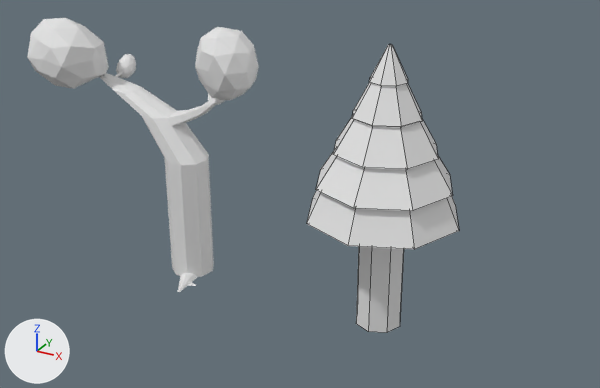
An edit to the Blender file arbol.blend, drawn before and after from the same camera.
The view is the same before and after, from a 50 mm lens placed at (28.85, -20.34, 13.78), pointed at (17.65, 0.03, 3.6). The axes (+X, +Y, +Z) are drawn at lower left. The lights are the same throughout. Mesh edges are drawn as thin lines on the coarser meshes.

The older version as bpy lines, for what is in view:
```python
me_cylinder = bpy.data.meshes.new('Cylinder')
me_cylinder.from_pydata(...)  # 332 vertices, 435 faces; spans x -3.58..1.76, y -1.19..1.11, z -1.01..3.16
me_cylinder_001 = bpy.data.meshes.new('Cylinder.001')
me_cylinder_001.from_pydata(...)  # 104 vertices, 98 faces; spans x -2.31..2.31, y -2.31..2.31, z -6.08..2.48
ob_arbol_2 = bpy.data.objects.new('arbol 2', me_cylinder)
ob_arbol_2.location = (13.48, 0.0, 2.0)
ob_arbol_2.scale = (1.45, 1.45, 2.03)
ob_arbol_pico = bpy.data.objects.new(' arbol pico', me_cylinder_001)
ob_arbol_pico.location = (20.4, 0.0, 6.04)
```
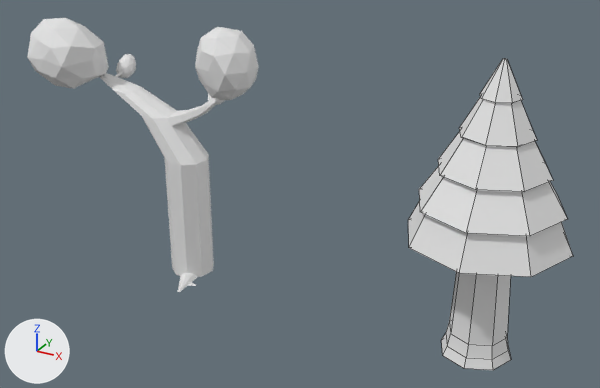
Where the change shows, as pixel boxes (x1, y1, x2, y2) in the pictures (600 x 388 px):
' arbol pico', reshaped, moved (8% wider, 8% taller)
    before: (307, 45, 459, 333)
    after: (408, 59, 573, 370)
part 1 of me_cylinder_001, built on
    before: (356, 246, 404, 333)
    after: (441, 272, 511, 370)

The edits, one by one:
Material 'Madera' (mat_madera) is new.
Its base color is (0.8, 0.8, 0.8) (white #e7e7e7).
me_cylinder_001 is used by ob_arbol_pico; location (20.4, 0.0, 6.04).
me_cylinder_001 had 104 vertices, 98 faces and spanned x -2.31..2.31, y -2.31..2.31, z -6.08..2.48.
me_cylinder_001 now has 120 vertices, 114 faces and spans x -2.31..2.31, y -2.31..2.31, z -6.14..2.48.
Part 1, on me_cylinder_001:
8 faces are deleted.
8 vertices move from x -0.71..0.71, y -0.71..0.71, z -6.08 to x -1.05..1.05, y -1.05..1.05, z -6.14.
16 vertices are added at x -0.93..0.93, y -0.93..0.93, z -5.84..-5.44.
24 new faces join them.
me_cylinder_001 now uses material mat_madera (white #e7e7e7).
Object ' arbol pico' (ob_arbol_pico) moves from (20.4, 0.0, 6.04) to (23.5, 0.0, 6.04).
